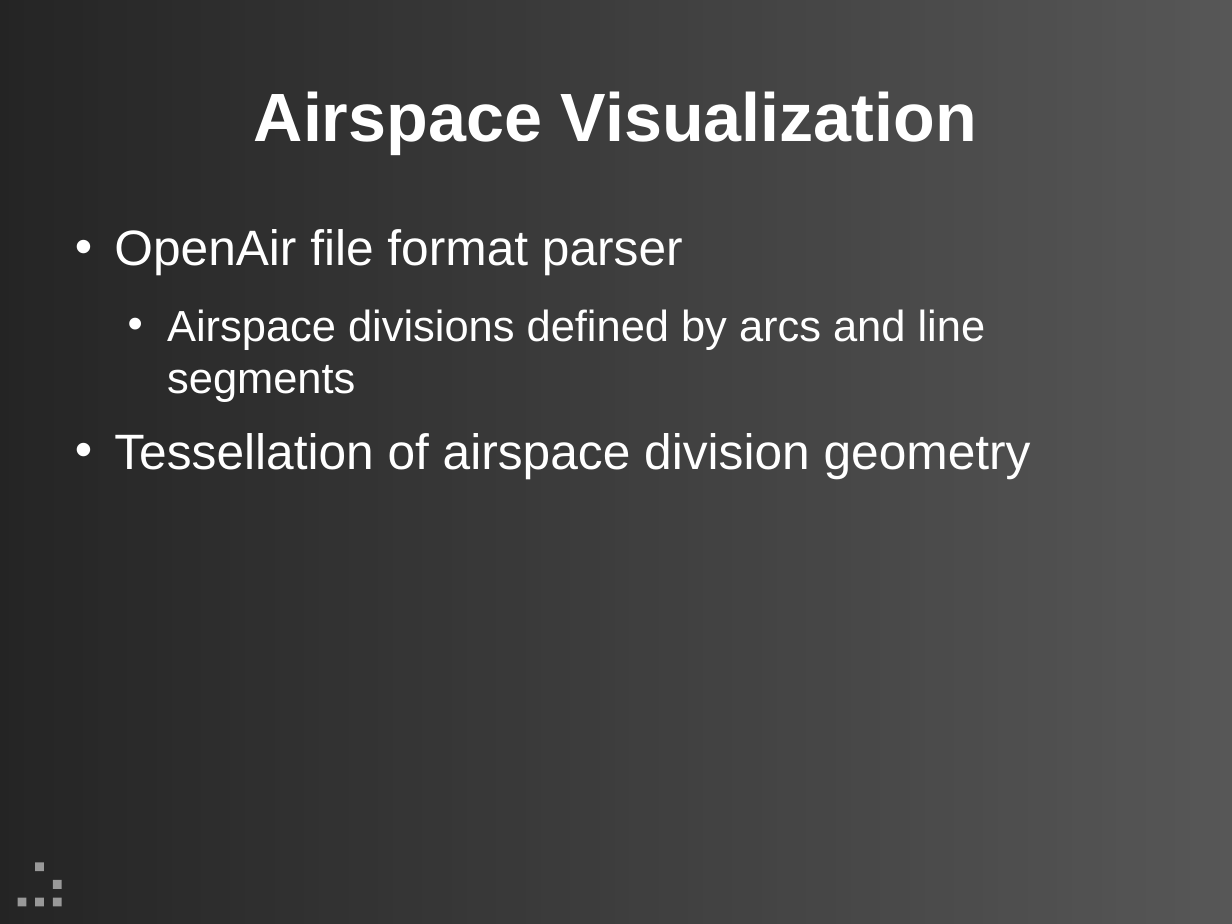
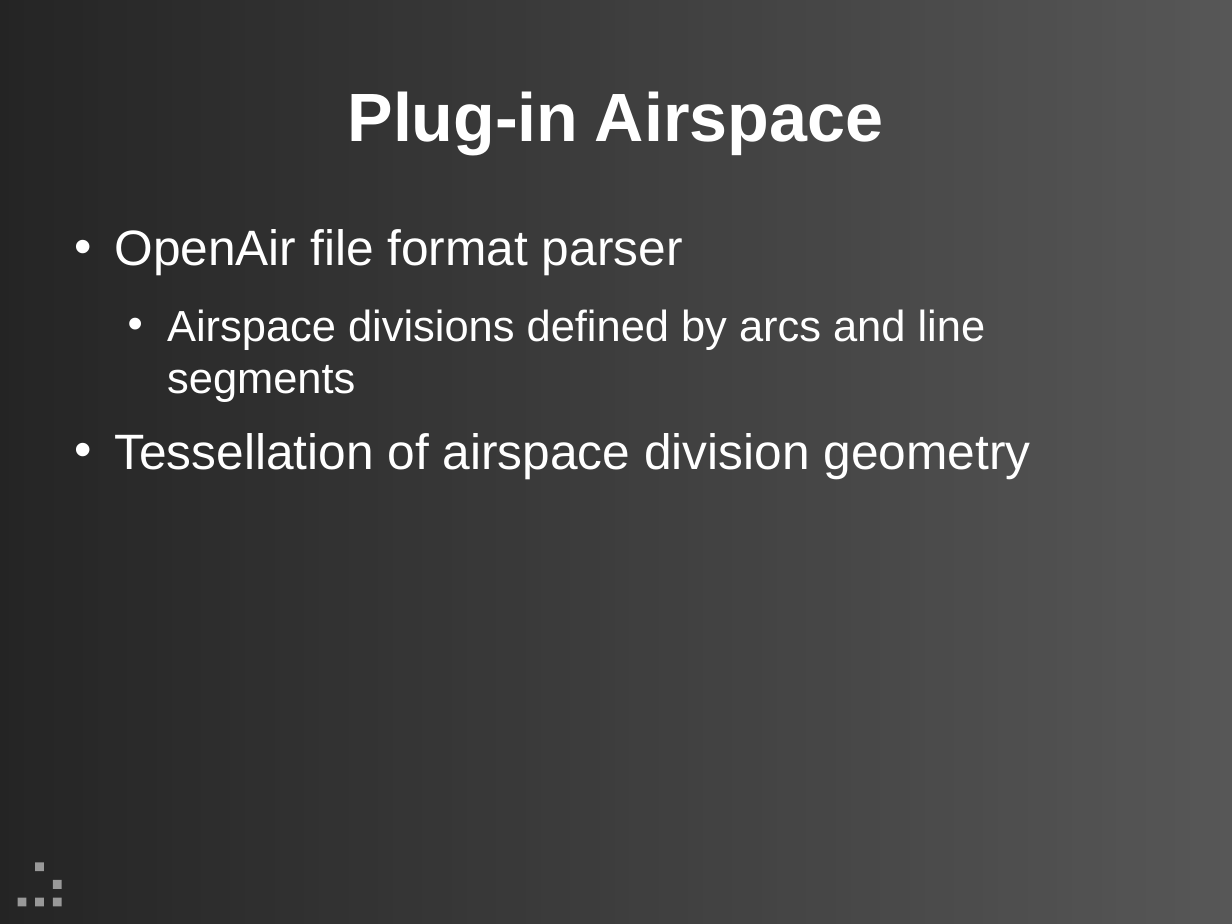
Before and after one commit to updraft/updraft, a slide deck: slide 14 of Docs/presentation.odp. Drawn at 1232x924 pixels with LibreOffice and Linux fonts; fonts in the diff are those of the drawing; background and template pictures are left out. Boxes give left, top, right and bottom in pixels: in the first picture for what was removed or moved away, otherwise in the second. Text is boxed around its words. In the diff, an @@ line names an element or a change of style, - is before the commit and + after.

```diff
--- a/Docs/presentation.odp
+++ b/Docs/presentation.odp
@@ title at [348, 91, 883, 153]: text changed @@
-Airspace Visualization
+Plug-in Airspace
```
Also in this commit, not shown: 10 other slides changed, 6 slides added, 2 slides removed.
